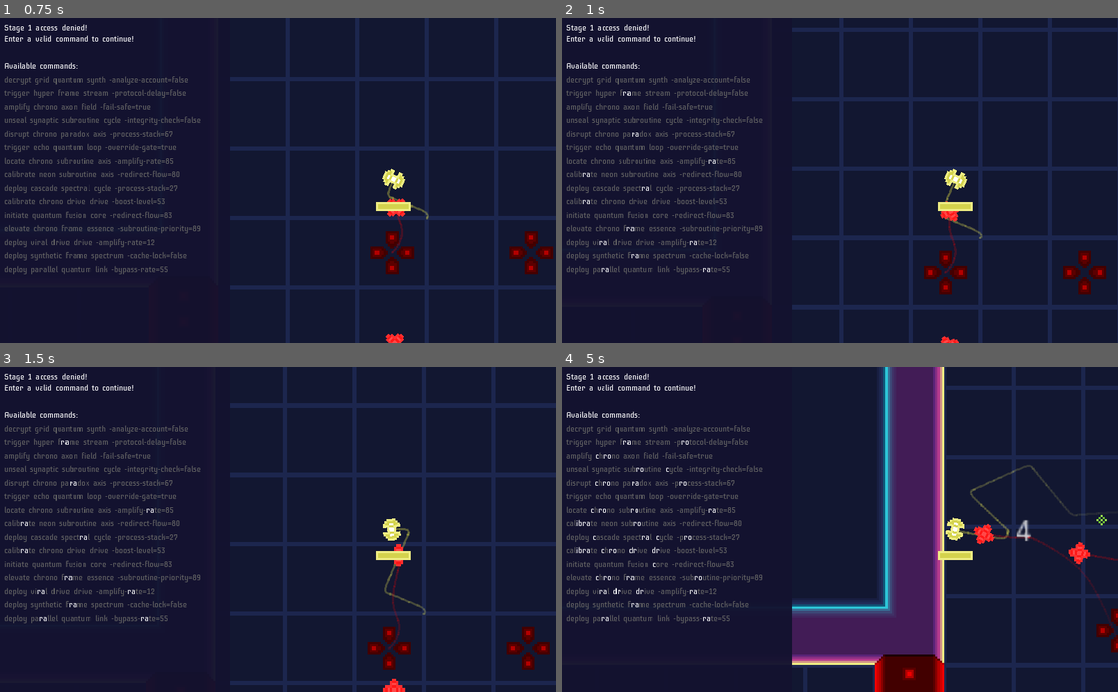
Above: before the commit, frames 1-4 (two rows, left to right).
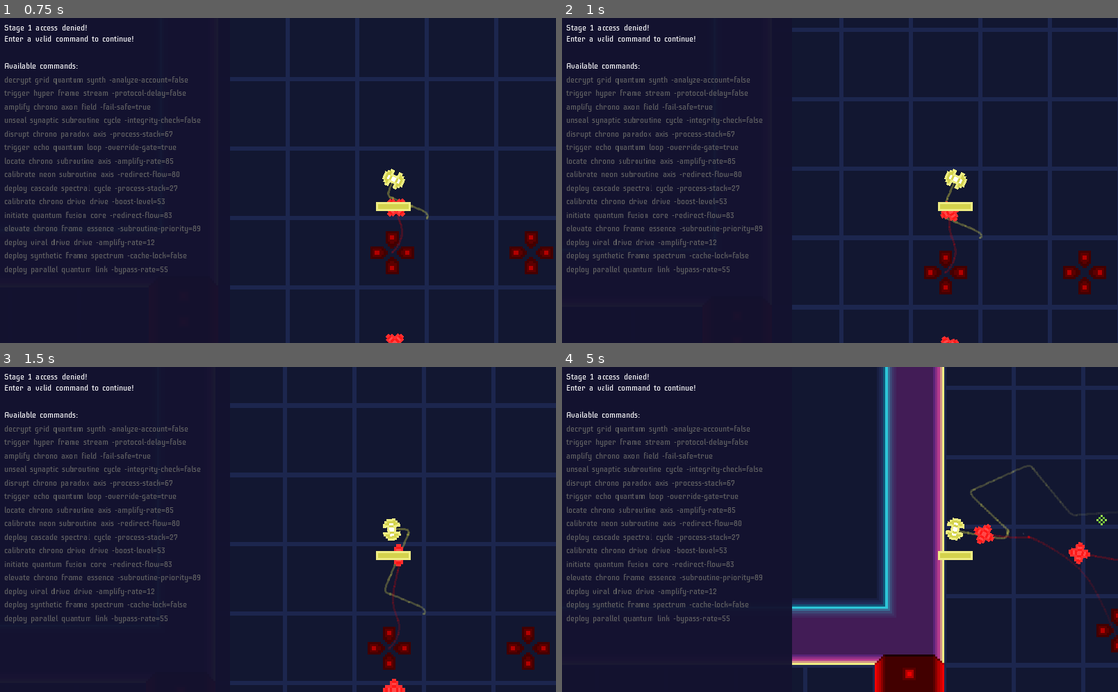
Above: after the commit, the same moments.

Repository: kosinaz/loop-breakerz
Game: Godot game, scene res://map.tscn
Same seed, same stepped clock (60 frames per second), same inputs: the game is played once before the commit and once after it.
Inputs (mouse positions are in pixels of both pictures, inside the frame that each line leads up to):
- Up to frame 1 (0.75 s): tap Enter at 0.5 s; move the mouse to (400, 164) at 0.52 s; tap 0 at 0.6 s
- Up to frame 2 (1 s): no input
- Up to frame 3 (1.5 s): move the mouse to (166, 545) at 1.27 s; tap 0 at 1.35 s
- Up to frame 4 (5 s): move the mouse to (895, 458) at 2.02 s; tap 0 every 0.75 s from 2.1 to 4.35 s; move the mouse to (812, 594) at 2.77 s; move the mouse to (1006, 578) at 3.52 s; move the mouse to (673, 480) at 4.27 s

Frame 1 is identical in both runs. In frame 2, 0.1% of the frame differs, in the area x 3-28%, y 22-79%; in frame 3, 0.1%; in frame 4, 0.4%, in the area x 2-85%, y 22-79%.
Error in both runs: Invalid get index 'text' (on base: 'Nil'). (res://breaker-panel.gd:70)

Commit message:
reveal on token pickup

Diff:
--- a/Loop Breakerz/breaker-panel.gd
+++ b/Loop Breakerz/breaker-panel.gd
@@ -96,31 +96,47 @@
 	reveal()
 
 func reveal():
+	# Cache the command text and its length
+	var cmd_text = command.text
+	var cmd_len = cmd_text.length()
+
 	for line in lines.get_children():
-		if line.text.begins_with(command.text):
-			var text = line.text
-			line.clear()
-			line.append_bbcode("[color=yellow]" + text.substr(0, command.text.length()) + "[/color]")
-			for i in range(command.text.length(), text.length()):
-				if i != (text.length() - 1) and revealed.has(text[i] + text[i + 1]):
-					line.append_bbcode("[color=white]" + text[i] + "[/color]")
-				elif revealed.has(text[i - 1] + text[i]):
-					line.append_bbcode("[color=white]" + text[i] + "[/color]")
+		# Cache the line text and prepare a new BBCode string
+		var text = line.text
+		var bbcode_result = ""
+
+		if text.begins_with(cmd_text):
+			# Highlight matching prefix
+			bbcode_result += "[color=yellow]" + text.substr(0, cmd_len) + "[/color]"
+
+			# Process the remaining text
+			for i in range(cmd_len, text.length()):
+				var current_char = text[i]
+				var next_char = text[i + 1] if i < text.length() - 1 else ""
+				var prev_char = text[i - 1] if i > 0 else ""
+
+				if revealed.has(current_char + next_char) or revealed.has(prev_char + current_char):
+					bbcode_result += "[color=white]" + current_char + "[/color]"
 				else:
-					line.append_bbcode(text[i])
+					bbcode_result += current_char
+		else:
+			# Process the entire line if it doesn't match the command
+			for i in range(text.length()):
+				var current_char = text[i]
+				var next_char = text[i + 1] if i < text.length() - 1 else ""
+				var prev_char = text[i - 1] if i > 0 else ""
 
-		else:
-			var text = line.text
-			line.clear()
-			for i in range(text.length()):
-				if i != (text.length() - 1) and revealed.has(text[i] + text[i + 1]):
-					line.append_bbcode("[color=white]" + text[i] + "[/color]")
-				elif revealed.has(text[i - 1] + text[i]):
-					line.append_bbcode("[color=white]" + text[i] + "[/color]")
+				if revealed.has(current_char + next_char) or revealed.has(prev_char + current_char):
+					bbcode_result += "[color=white]" + current_char + "[/color]"
 				else:
-					line.append_bbcode(text[i])
+					bbcode_result += current_char
 
-func _on_Timer_timeout():
+		# Apply the constructed BBCode to the line
+		line.clear()
+		line.append_bbcode(bbcode_result)
+
+
+func reveal_next():
 	var r = randi() % (expected_command.length() - 1)
 	revealed.append(expected_command[r] + expected_command[r + 1])
 	reveal()
--- a/Loop Breakerz/breaker-panel.tscn
+++ b/Loop Breakerz/breaker-panel.tscn
@@ -195,8 +195,3 @@
 custom_fonts/normal_font = SubResource( 1 )
 bbcode_enabled = true
 fit_content_height = true
-
-[node name="Timer" type="Timer" parent="."]
-autostart = true
-
-[connection signal="timeout" from="Timer" to="." method="_on_Timer_timeout"]
--- a/Loop Breakerz/floating_text.tscn
+++ b/Loop Breakerz/floating_text.tscn
@@ -1,10 +1,13 @@
-[gd_scene load_steps=3 format=2]
+[gd_scene load_steps=5 format=2]
 
 [ext_resource path="res://floating_text.gd" type="Script" id=1]
+[ext_resource path="res://Iceberg-Regular.ttf" type="DynamicFontData" id=2]
+
+[sub_resource type="DynamicFont" id=2]
+font_data = ExtResource( 2 )
 
 [sub_resource type="Animation" id=1]
 resource_name = "show"
-length = 2.0
 tracks/0/type = "value"
 tracks/0/path = NodePath("Label:modulate")
 tracks/0/interp = 1
@@ -12,7 +15,7 @@
 tracks/0/imported = false
 tracks/0/enabled = true
 tracks/0/keys = {
-"times": PoolRealArray( 0, 2 ),
+"times": PoolRealArray( 0, 1 ),
 "transitions": PoolRealArray( 2, 1 ),
 "update": 0,
 "values": [ Color( 1, 1, 1, 1 ), Color( 1, 1, 1, 0 ) ]
@@ -24,16 +27,17 @@
 tracks/1/imported = false
 tracks/1/enabled = true
 tracks/1/keys = {
-"times": PoolRealArray( 0, 1, 2 ),
+"times": PoolRealArray( 0, 0.5, 1 ),
 "transitions": PoolRealArray( 0.5, 2, 0.5 ),
 "update": 0,
-"values": [ Vector2( 0.5, 0.5 ), Vector2( 1, 1 ), Vector2( 0, 0 ) ]
+"values": [ Vector2( 0.25, 0.25 ), Vector2( 0.5, 0.5 ), Vector2( 0, 0 ) ]
 }
 
 [node name="FloatingText" type="Node2D"]
 script = ExtResource( 1 )
 
 [node name="Label" type="Label" parent="."]
+modulate = Color( 1, 1, 1, 0 )
 anchor_left = 0.5
 anchor_top = 0.5
 anchor_right = 0.5
@@ -44,8 +48,9 @@
 margin_bottom = 7.0
 grow_horizontal = 2
 grow_vertical = 2
-rect_scale = Vector2( 0.5, 0.5 )
+rect_scale = Vector2( 1e-05, 1e-05 )
 rect_pivot_offset = Vector2( 0.5, 0.5 )
+custom_fonts/font = SubResource( 2 )
 text = "0"
 
 [node name="AnimationPlayer" type="AnimationPlayer" parent="."]
--- a/Loop Breakerz/token.gd
+++ b/Loop Breakerz/token.gd
@@ -13,4 +13,5 @@
 	var powerup = powerup_scene.instance()
 	powerup.global_position = global_position
 	get_parent().add_child(powerup)
+	get_parent().get_node("BreakerPanel").reveal_next()
 	queue_free()
